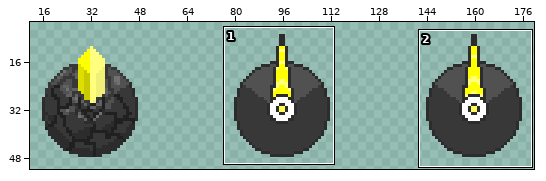
Two versions of one pixel-art file, public/assets/ASE_templates/telebeam.aseprite. The first picture is a wide view before the edit; the outline marks the close-up.
Close-up. Before the edit:
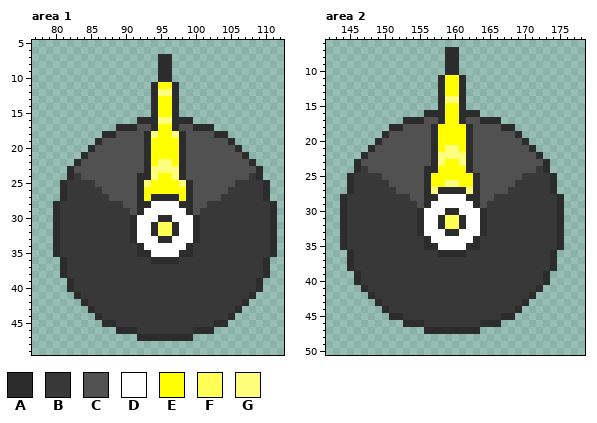
192x64 pixels, 1 frame. Shown: area 1: x 77..112, y 5..49; area 2: x 142..178, y 6..50. The wide view leaves out empty margins.
Visible layers, top first: "Gun", "Layer".
Palette (. is transparent): A #2c2c2c  B #383838  C #515151  D #ffffff  E #ffff00  F #ffff55  G #ffff7d
Pixels before, area 1, first column x 80:
 7 ...............AA...............
 8 ...............AA...............
 9 ...............AA...............
10 ...............AA...............
11 ..............AEEA..............
12 ..............AGGA..............
13 ..............AEEA..............
14 ..............AEEA..............
15 ..............AEEA..............
16 ............AAAGGAAA............
17 .........AAACCAEEACCAAA.........
18 .......AACCCCAGEEGACCCCAA.......
19 ......ACCCCCCAEEEEACCCCCCA......
20 .....ACCCCCCCAEEEEACCCCCCCA.....
21 ....ACCCCCCCCAEEEEACCCCCCCCA....
22 ...ACCCCCCCCCAEGGEACCCCCCCCCA...
23 ..ACCCCCCCCCCAGGGGACCCCCCCCCCA..
24 ..ABCCCCCCCCAAGEEGACCCCCCCCCBA..
25 .ABBBBCCCCCCAGEEEEGACCCCCCBBBBA.
26 .ABBBBBCCCCCAEEEEEEACCCCCBBBBBA.
27 .ABBBBBBCCCCAEAAAAEACCCCBBBBBBA.
28 ABBBBBBBBBCCAADDDDAACCBBBBBBBBBA
29 ABBBBBBBBBBCADDDDDDACBBBBBBBBBBA
30 ABBBBBBBBBBADDDAADDDABBBBBBBBBBA
31 ABBBBBBBBBBADDAFFADDABBBBBBBBBBA
32 ABBBBBBBBBBADDAFFADDABBBBBBBBBBA
33 ABBBBBBBBBBADDDAADDDABBBBBBBBBBA
34 ABBBBBBBBBBBADDDDDDABBBBBBBBBBBA
35 ABBBBBBBBBBBAADDDDAABBBBBBBBBBBA
36 .ABBBBBBBBBBBBAAAABBBBBBBBBBBBA.
37 .ABBBBBBBBBBBBBBBBBBBBBBBBBBBBA.
38 .ABBBBBBBBBBBBBBBBBBBBBBBBBBBBA.
39 ..ABBBBBBBBBBBBBBBBBBBBBBBBBBA..
40 ..ABBBBBBBBBBBBBBBBBBBBBBBBBBA..
41 ...ABBBBBBBBBBBBBBBBBBBBBBBBA...
42 ....ABBBBBBBBBBBBBBBBBBBBBBA....
43 .....ABBBBBBBBBBBBBBBBBBBBA.....
44 ......ABBBBBBBBBBBBBBBBBBA......
45 .......AABBBBBBBBBBBBBBAA.......
46 .........AAABBBBBBBBAAA.........
47 ............AAAAAAAA............
Pixels before, area 2, first column x 144:
 7 ...............AA...............
 8 ...............AA...............
 9 ...............AA...............
10 ...............AA...............
11 ..............AEEA..............
12 ..............AEEA..............
13 ..............AEEA..............
14 ..............AGGA..............
15 ..............AEEA..............
16 ............AAAEEAAA............
17 .........AAACCAEEACCAAA.........
18 .......AACCCCAEEEEACCCCAA.......
19 ......ACCCCCCAEEEEACCCCCCA......
20 .....ACCCCCCCAEEEEACCCCCCCA.....
21 ....ACCCCCCCCAEGGEACCCCCCCCA....
22 ...ACCCCCCCCCAGGGGACCCCCCCCCA...
23 ..ACCCCCCCCCCAGEEGACCCCCCCCCCA..
24 ..ABCCCCCCCCAAEEEEACCCCCCCCCBA..
25 .ABBBBCCCCCCAEEEEEEACCCCCCBBBBA.
26 .ABBBBBCCCCCAEEGGEEACCCCCBBBBBA.
27 .ABBBBBBCCCCAGAAAAGACCCCBBBBBBA.
28 ABBBBBBBBBCCAADDDDAACCBBBBBBBBBA
29 ABBBBBBBBBBCADDDDDDACBBBBBBBBBBA
30 ABBBBBBBBBBADDDAADDDABBBBBBBBBBA
31 ABBBBBBBBBBADDAFFADDABBBBBBBBBBA
32 ABBBBBBBBBBADDAFFADDABBBBBBBBBBA
33 ABBBBBBBBBBADDDAADDDABBBBBBBBBBA
34 ABBBBBBBBBBBADDDDDDABBBBBBBBBBBA
35 ABBBBBBBBBBBAADDDDAABBBBBBBBBBBA
36 .ABBBBBBBBBBBBAAAABBBBBBBBBBBBA.
37 .ABBBBBBBBBBBBBBBBBBBBBBBBBBBBA.
38 .ABBBBBBBBBBBBBBBBBBBBBBBBBBBBA.
39 ..ABBBBBBBBBBBBBBBBBBBBBBBBBBA..
40 ..ABBBBBBBBBBBBBBBBBBBBBBBBBBA..
41 ...ABBBBBBBBBBBBBBBBBBBBBBBBA...
42 ....ABBBBBBBBBBBBBBBBBBBBBBA....
43 .....ABBBBBBBBBBBBBBBBBBBBA.....
44 ......ABBBBBBBBBBBBBBBBBBA......
45 .......AABBBBBBBBBBBBBBAA.......
46 .........AAABBBBBBBBAAA.........
47 ............AAAAAAAA............
The same view after the edit:
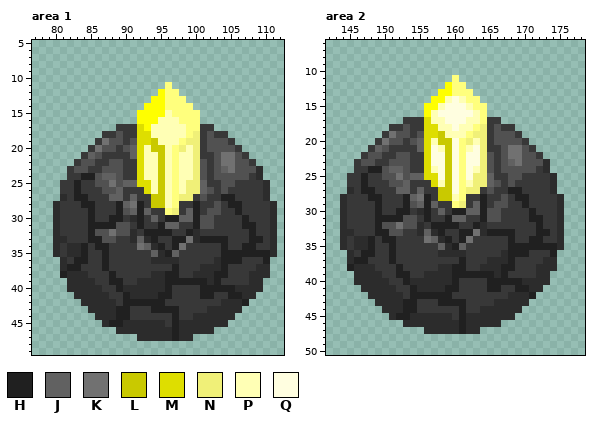
Colours new in this view: H #202020  J #616161  K #717171  L #c9c900  M #dede00  N #f0f078  P #ffffb5  Q #fffee0
The edit:
Changed rows in their new state; - is an unchanged pixel.
Area 1, layers "Gun", "Layer":
first column x 81:
 7 --------------..--------------
 8 --------------..--------------
 9 --------------..--------------
10 --------------..--------------
11 -------------..G.-------------
12 -------------.E-G-------------
13 -------------E-GGG------------
14 ------------EE-GGGG-----------
15 -----------EEE-PGGGG----------
16 -----------EEEPPPGGG----------
17 --------BBBMEPPPPPGGBB--------
18 ------BB-BBMMPPPPPGNB-BB------
19 -----BK--B-MMLPPPGNNB---B-----
20 ----BK--B-JMPLLPGNPNB----B----
21 ---BJ-BBBBJMPPLPGPPNBB-KK-B---
22 --B--BB--BBMPPLPGPPN-B-KK--B--
23 -B--BB---BBMPPLP-PPN-B-JK-----
24 -B-HH-JJ-BBMPPLP-PPN-B--------
25 B-H----K-JJMMPLPGPNNJBB-------
26 B-H-----JBBBMPLPGPNNJ-B-------
27 --HH---JJBJBBLLPGNNB-BBHH-----
28 ---HH---HJKHBLLPGBBHB-C-HH----
29 ----H---HCJHJBBGNBJH-CC--H----
30 ----H--HH--HBJBHHJJHCC----H---
31 ----HHHHCCBHBBHJJBBHCC----HH--
32 ----HCCKCC-BHHHHBBH--------H--
33 A---HHCC---JAHBBHHK-HHHH---HH-
34 -AAH-HH----KJAHBHKB----H--HH--
35 -AAH--H----BBJAHJBB----HHHHHHH
36 --HH--H---------------AHHH---H
37 -HH---H---------H---AAAH----A-
38 HAAA---H-----AAHH--AAAHH---AA-
39 --AAA--HH--AAAAHHHHHHAH----A--
40 --AAAA--HAAAAAAH----HHHHHAAA--
41 ---AAAA--HAAAAHH----HH--HHA---
42 ----AAAA-HHHHHH--------AAAH---
43 -----AAAHH---HHHH----AAAA-----
44 ------AAHH------H--AAAAA------
45 -------HHAAAAAA-HAAAAA--------
46 -----------AAAAAHAA-----------
47 ----------------H-------------
Area 2, layers "Gun", "Layer":
first column x 145:
 7 --------------..--------------
 8 --------------..--------------
 9 --------------..--------------
10 --------------..--------------
11 -------------..G.-------------
12 -------------.-GG-------------
13 -------------E-GGG------------
14 ------------EEPQPGG-----------
15 -----------EEPQQQPGG----------
16 -----------EPQQQQQPG----------
17 --------BBBMPPQQQPPGBB--------
18 ------BB-BBMMPPQPPGNB-BB------
19 -----BK--B-MMLPPPGNNB---B-----
20 ----BK--B-JMPLLQGNPNB----B----
21 ---BJ-BBBBJMQPLQGPQNBB-KK-B---
22 --B--BB--BBMQQLQ-QQN-B-KK--B--
23 -B--BB---BBMQQLQ-QQN-B-JK-----
24 -B-HH-JJ-BBMPQLQGQPN-B--------
25 B-H----K-JJMMQLQGQNNJBB-------
26 B-H-----JBBBMPLQGPNNJ-B-------
27 --HH---JJBJBBLLQGNNB-BBHH-----
28 ---HH---HJKHBLLPGBBHB-C-HH----
29 ----H---HCJHJBBGNBJH-CC--H----
30 ----H--HH--HBJBHHJJHCC----H---
31 ----HHHHCCBHBBHJJBBHCC----HH--
32 ----HCCKCC-BHHHHBBH--------H--
33 A---HHCC---JAHBBHHK-HHHH---HH-
34 -AAH-HH----KJAHBHKB----H--HH--
35 -AAH--H----BBJAHJBB----HHHHHHH
36 --HH--H---------------AHHH---H
37 -HH---H---------H---AAAH----A-
38 HAAA---H-----AAHH--AAAHH---AA-
39 --AAA--HH--AAAAHHHHHHAH----A--
40 --AAAA--HAAAAAAH----HHHHHAAA--
41 ---AAAA--HAAAAHH----HH--HHA---
42 ----AAAA-HHHHHH--------AAAH---
43 -----AAAHH---HHHH----AAAA-----
44 ------AAHH------H--AAAAA------
45 -------HHAAAAAA-HAAAAA--------
46 -----------AAAAAHAA-----------
47 ----------------H-------------
Pixel boxes of the changes (left, top, right, bottom) in both close-ups:
changed: (60, 54, 270, 341)
changed: (347, 47, 557, 334)
